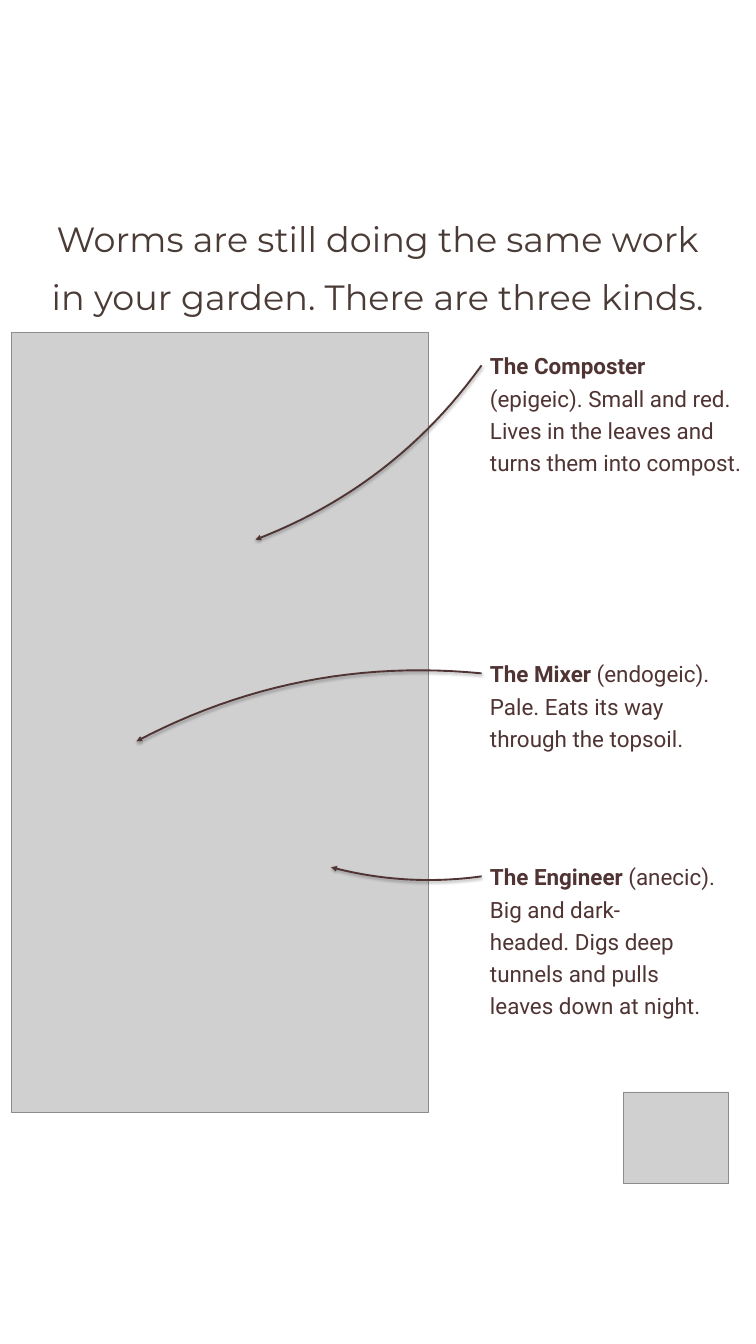
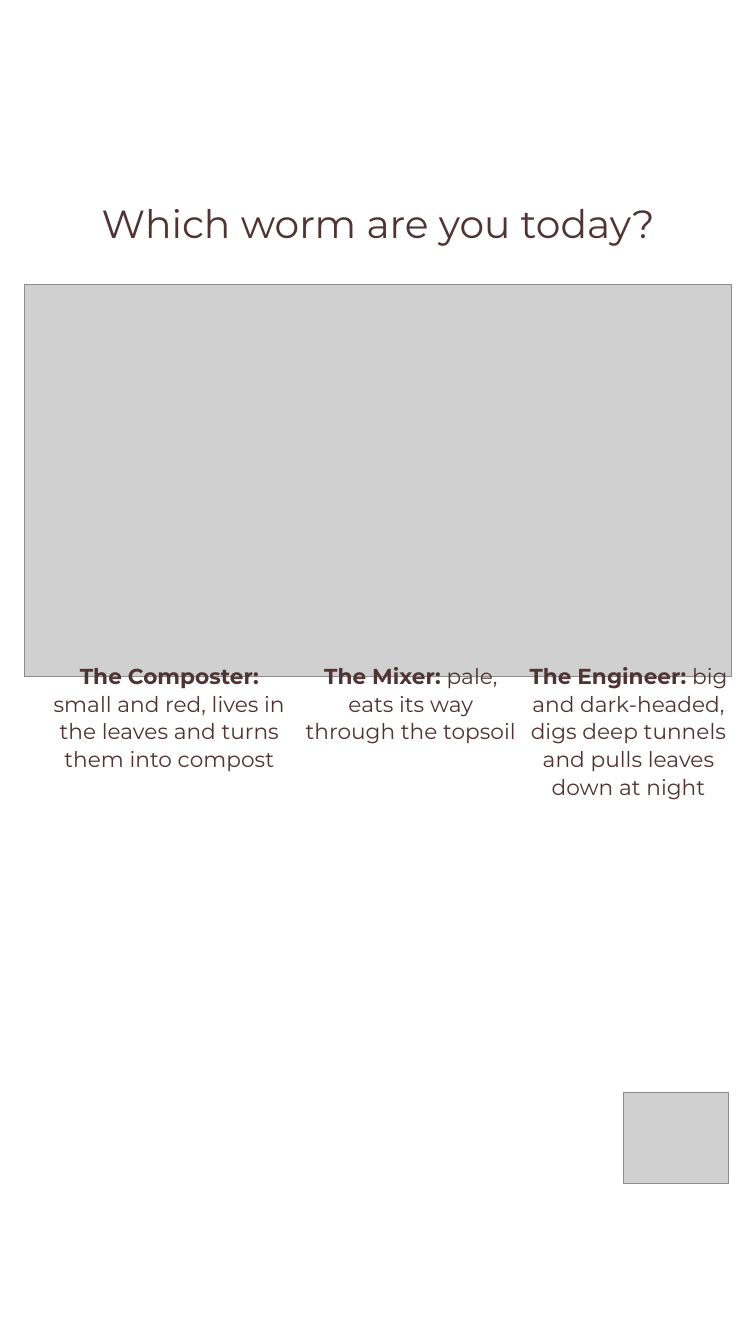
Before and after one commit to linneamoritznyc/final-SFWsite-Linnea, a slide deck: slide 4 of social/earthworm-day-2026-10-21/21-10-2026-wed-ig-story-earthworm.pptx (slide 8 before the commit). Drawn at 756x1344 pixels with LibreOffice and Linux fonts; fonts in the diff are those of the drawing; grey boxes stand for pictures. Boxes give left, top, right and bottom in pixels: in the first picture for what was removed or moved away, otherwise in the second. Text is boxed around its words. In the diff, an @@ line names an element or a change of style, - is before the commit and + after.

```diff
--- a/social/earthworm-day-2026-10-21/21-10-2026-wed-ig-story-earthworm.pptx
+++ b/social/earthworm-day-2026-10-21/21-10-2026-wed-ig-story-earthworm.pptx
@@ text added at (102, 209, 655, 246), 42 pt, text #4F3433 @@
+Which worm are you today?
@@ text removed at (52, 226, 703, 317) @@
-Worms are still doing the same work
-in your garden. There are three kinds.
@@ picture added at (24, 284, 732, 676) @@
@@ picture removed at (11, 333, 428, 1112) @@
@@ freeform shape removed at (255, 366, 481, 540) @@
@@ text at (54, 668, 284, 771): text changed; size 24 to 23.2 pt; font Roboto to Montserrat @@
-The Composter
-(epigeic). Small and red.
-Lives in the leaves and
-turns them into compost.
+The Composter:
+small and red, lives in
+the leaves and turns
+them into compost
@@ freeform shape removed at (136, 671, 482, 742) @@
@@ text at (306, 667, 516, 744): text changed; size 24 to 23.2 pt; font Roboto to Montserrat @@
-The Mixer (endogeic).
-Pale. Eats its way
-through the topsoil.
+The Mixer: pale,
+eats its way
+through the topsoil
@@ text at (530, 667, 727, 800): text changed; size 24 to 23.2 pt; font Roboto to Montserrat @@
-The Engineer (anecic).
-Big and dark-
-headed. Digs deep
-tunnels and pulls
-leaves down at night.
+The Engineer: big
+and dark-headed,
+digs deep tunnels
+and pulls leaves
+down at night
@@ freeform shape removed at (331, 868, 482, 880) @@
```
Also in this commit, not shown: 2 other slides changed, 1 slide added, 6 slides removed, 30 other files.
